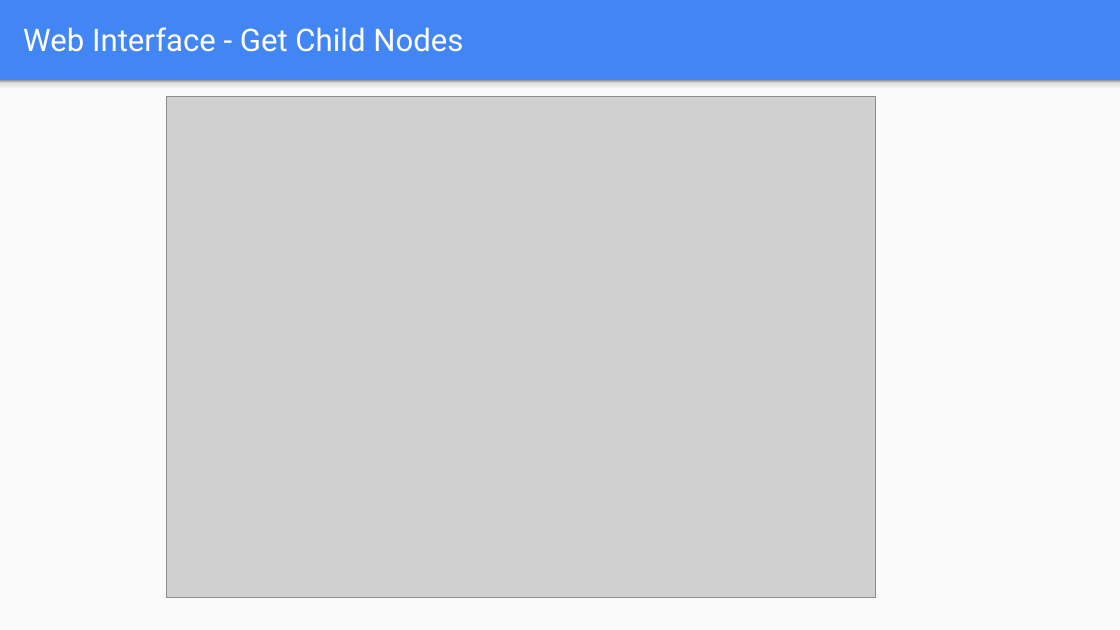
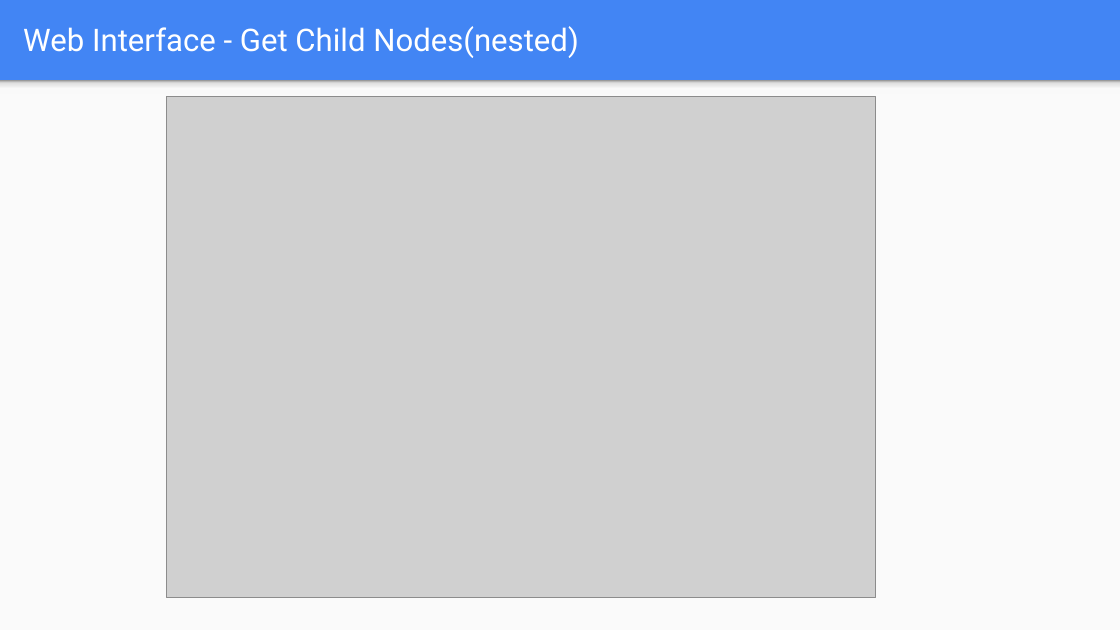
Before and after one commit to Houzl/CSYE7200FinalProject, a slide deck: slide 40 of CSYE7200 Scala Final Presentation Slides.pptx. Drawn at 1120x630 pixels with LibreOffice and Linux fonts; fonts in the diff are those of the drawing; grey boxes stand for pictures. Boxes give left, top, right and bottom in pixels: in the first picture for what was removed or moved away, otherwise in the second. Text is boxed around its words. In the diff, an @@ line names an element or a change of style, - is before the commit and + after.

```diff
--- a/CSYE7200 Scala Final Presentation Slides.pptx
+++ b/CSYE7200 Scala Final Presentation Slides.pptx
@@ title at (23,26,579,58): text changed @@
-Web Interface - Get Child Nodes
+Web Interface - Get Child Nodes(nested)
```
Also in this commit, not shown: 17 other slides changed, 1 slide added.
